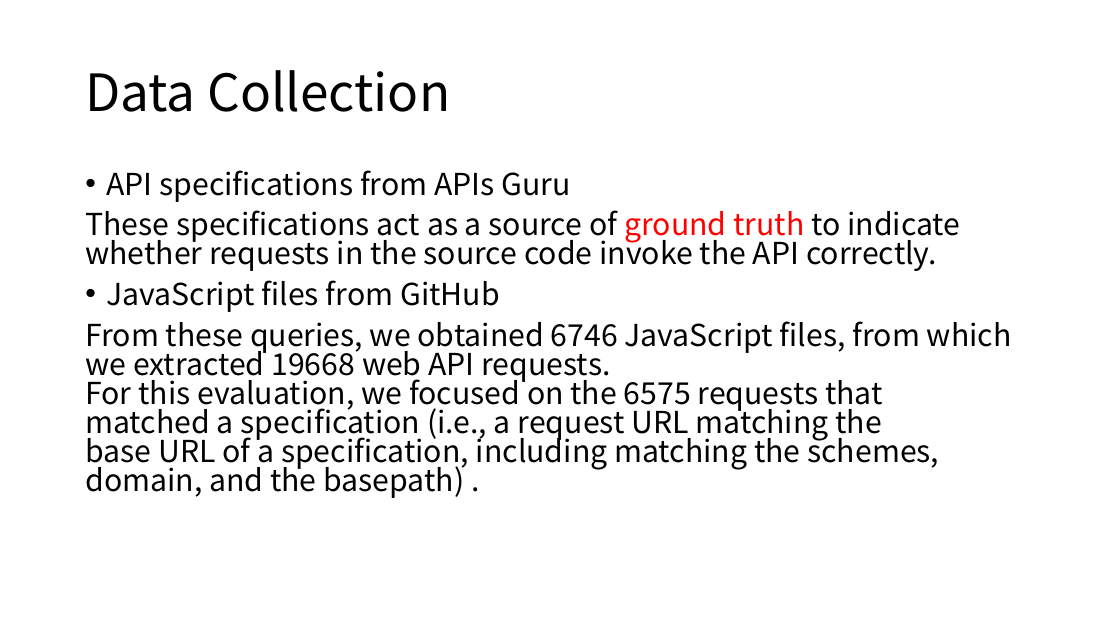
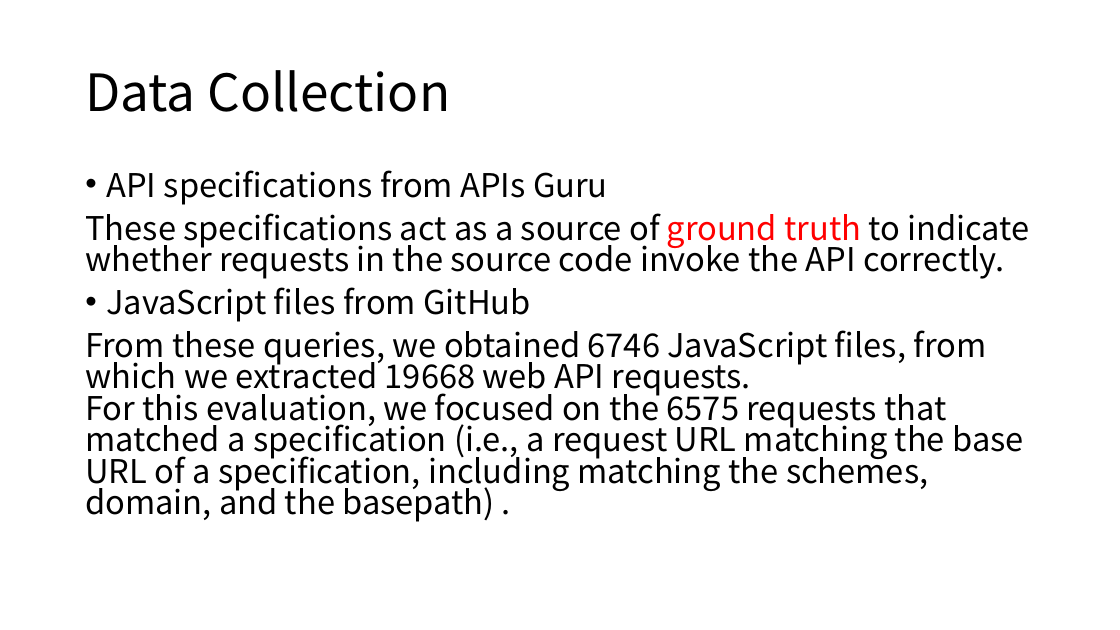
Before and after one commit to suliuzh/papers, a slide deck: slide 9 of 大组会en.pptx. Drawn at 1120x630 pixels with LibreOffice and Linux fonts; fonts in the diff are those of the drawing. Boxes give left, top, right and bottom in pixels: in the first picture for what was removed or moved away, otherwise in the second. Text is boxed around its words. In the diff, an @@ line names an element or a change of style, - is before the commit and + after.

```diff
--- a/大组会en.pptx
+++ b/大组会en.pptx
@@ text "API specifications from APIs Guru" at bbox=[85, 170, 1029, 522]: size 25.9 to 28 pt @@
```
Also in this commit, not shown: 11 other slides changed, 1 slide added, 1 slide removed, 2 other files.
